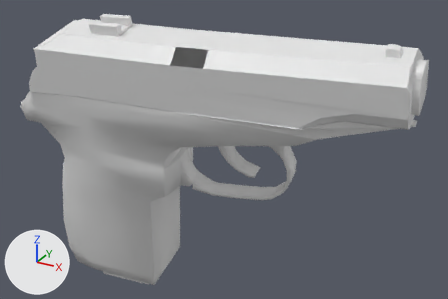
One commit to the OBJ model Vertex_Animation_Compiler/Assets/Makarov_Pistol_Reload210.obj: the scene before it, then after it.
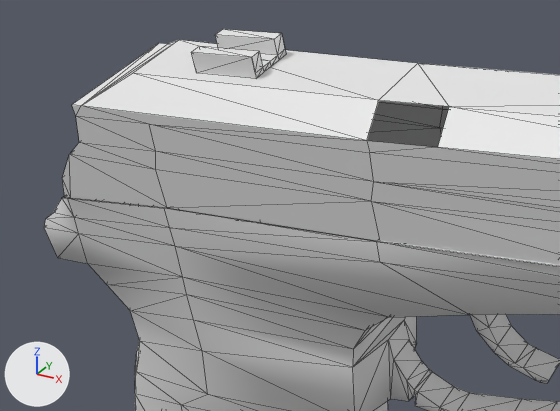
Each version appears first whole from a camera (50 mm lens) standing at (0.5035, -0.2887, 0.0116) and looking at (0.3981, -0.0971, -0.0842), and next in a close-up on the part from 0% to 58% of the width and 0% to 64% of the height. Arrows for +X, +Y and +Z are at lower left; the lights stay in place. The close-ups show mesh edges as thin lines. Where no turn or scale is listed for an object, it has been applied to the vertices.

Objects in the first close-up: 'Rest_of_the_gun_Sphere', 'Top_Slider_Sphere.001'.
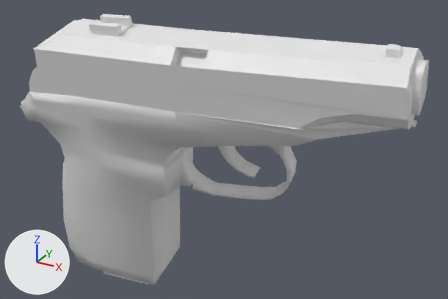
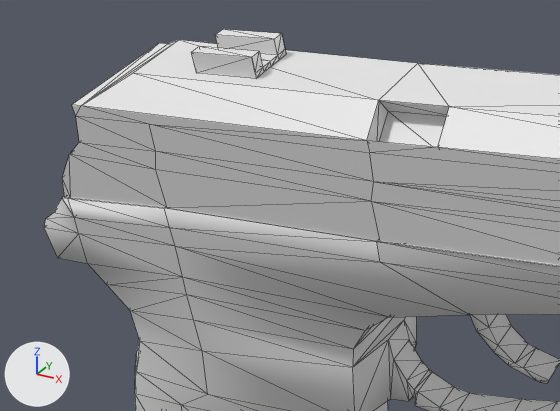
Boxes [x1, y1, x2, y2] around the edits, measured in the close-ups (560 x 411 px):
```json
{"part": 1, "of": "me_rest_of_the_gun_sphere", "change": "added", "after": [63, 196, 377, 242]}
{"part": 2, "of": "me_top_slider_sphere_001", "change": "added", "after": [367, 100, 449, 147]}
```

Scene script edits in JSON lines:
```json
{"block": "me_rest_of_the_gun_sphere", "where": "me_rest_of_the_gun_sphere.from_pydata(...)  # 272 vertices, 519 faces; spans x 0.319..0.471, y -0.127..-0.079, z -0.154..-0.037"}
{"block": "me_rest_of_the_gun_sphere", "where": "# used by ob_rest_of_the_gun_sphere; location = (0.0, 0.0, 0.0)"}
{"block": "me_rest_of_the_gun_sphere", "where": "# verts and faces of me_rest_of_the_gun_sphere; kept vertices keep their numbers, new ones are numbered from 272"}
{"block": "me_rest_of_the_gun_sphere", "where": "# before: 164 (0.391, -0.098, -0.056), 166 (0.33, -0.127, -0.063) at pixel (61, 197), 175 (0.332, -0.127, -0.063) at pixel (67, 198), 178 (0.393, -0.122, -0.062) at pixel (376, 241), 179 (0.352, -0.126, -0.062) at pixel (164, 208)"}
{"block": "me_rest_of_the_gun_sphere", "where": "# before: 180 (0.329, -0.103, -0.058), 181 (0.35, -0.101, -0.056), 183 (0.328, -0.103, -0.058)"}
{"block": "me_rest_of_the_gun_sphere", "change": "me_rest_of_the_gun_sphere part 1"}
{"op": "add", "block": "me_rest_of_the_gun_sphere", "code": "faces += [(164, 181, 179), (175, 179, 181), (166, 175, 183), (164, 179, 178), (175, 181, 180), (175, 180, 183)]"}
{"block": "me_top_slider_sphere_001", "where": "# used by ob_top_slider_sphere_001; location = (0.0, 0.0, 0.0)"}
{"op": "remove", "block": "me_top_slider_sphere_001", "code": "me_top_slider_sphere_001.from_pydata(...)  # 127 vertices, 227 faces; spans x 0.3285..0.4696, y -0.1304..-0.0945, z -0.0631..-0.033"}
{"op": "add", "block": "me_top_slider_sphere_001", "code": "me_top_slider_sphere_001.from_pydata(...)  # 131 vertices, 237 faces; spans x 0.3285..0.4696, y -0.1304..-0.0945, z -0.0631..-0.033"}
{"block": "me_top_slider_sphere_001", "change": "me_top_slider_sphere_001 part 2"}
{"block": "me_top_slider_sphere_001", "change": "4 vertices are added at (0.4056, -0.122, -0.0463), (0.4052, -0.1178, -0.0412), (0.3935, -0.1188, -0.0415), (0.3939, -0.1231, -0.0466)"}
{"block": "me_top_slider_sphere_001", "change": "10 new faces join them"}
```
